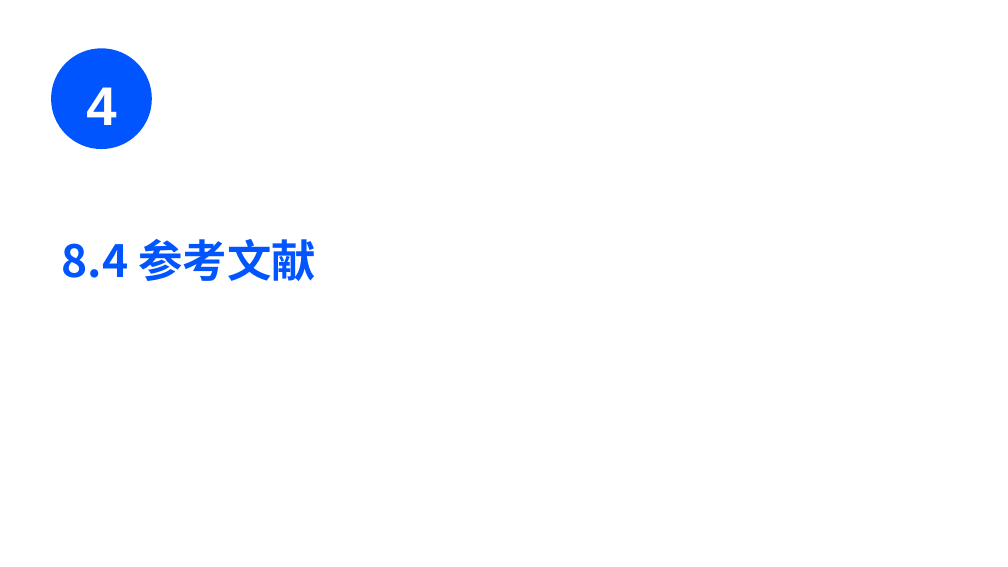
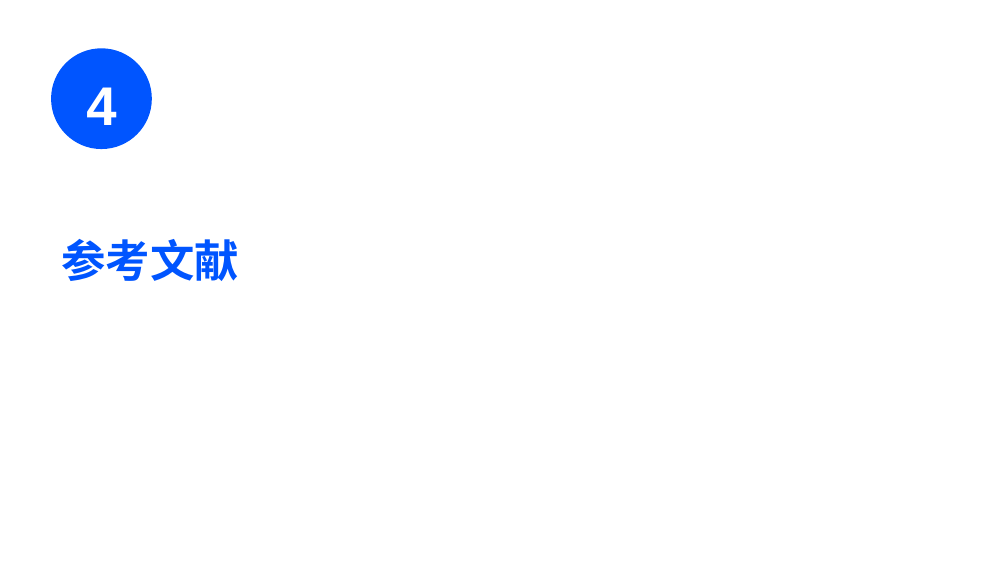
Before and after one commit to Cy2s1ne/Intelligent-PE-test, a slide deck: slide 32 of PPT/翻转课堂ppt2.pptx (slide 19 before the commit). Drawn at 1008x567 pixels with LibreOffice and Linux fonts; fonts in the diff are those of the drawing; background and template pictures are left out. Boxes give left, top, right and bottom in pixels: in the first picture for what was removed or moved away, otherwise in the second. Text is boxed around its words. In the diff, an @@ line names an element or a change of style, - is before the commit and + after.

```diff
--- a/PPT/翻转课堂ppt2.pptx
+++ b/PPT/翻转课堂ppt2.pptx
@@ text at [62,239,239,281]: text changed @@
-8.4 参考文献
+参考文献
```
Also in this commit, not shown: 9 other slides changed, 14 slides added.
